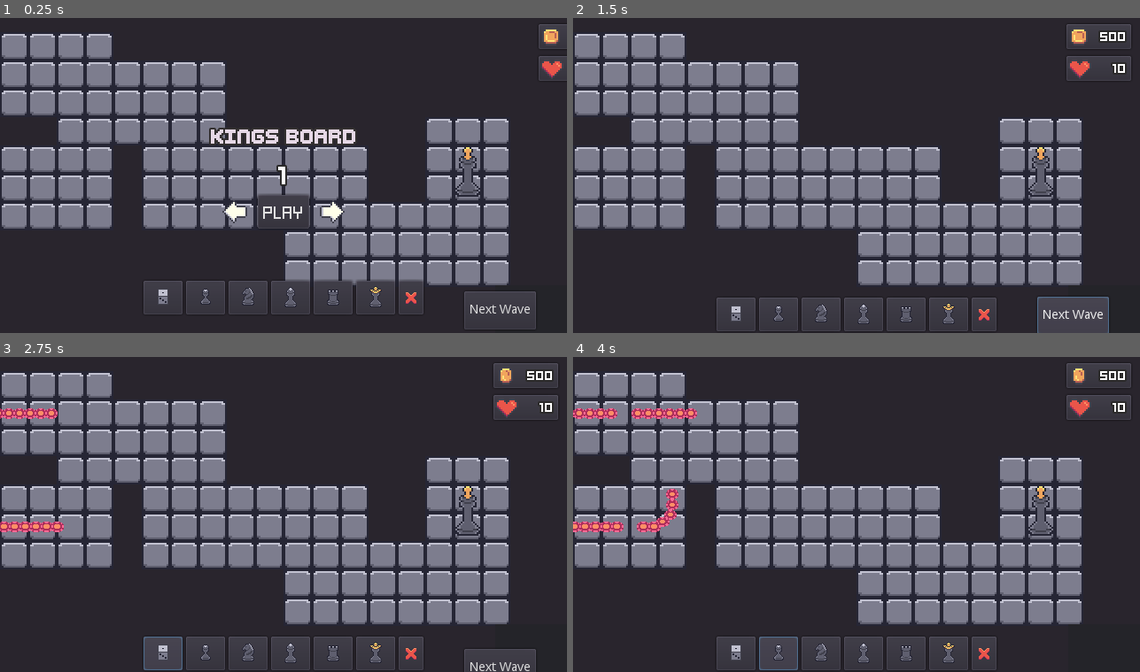
Above: before the commit, frames 1-4 (two rows, left to right).
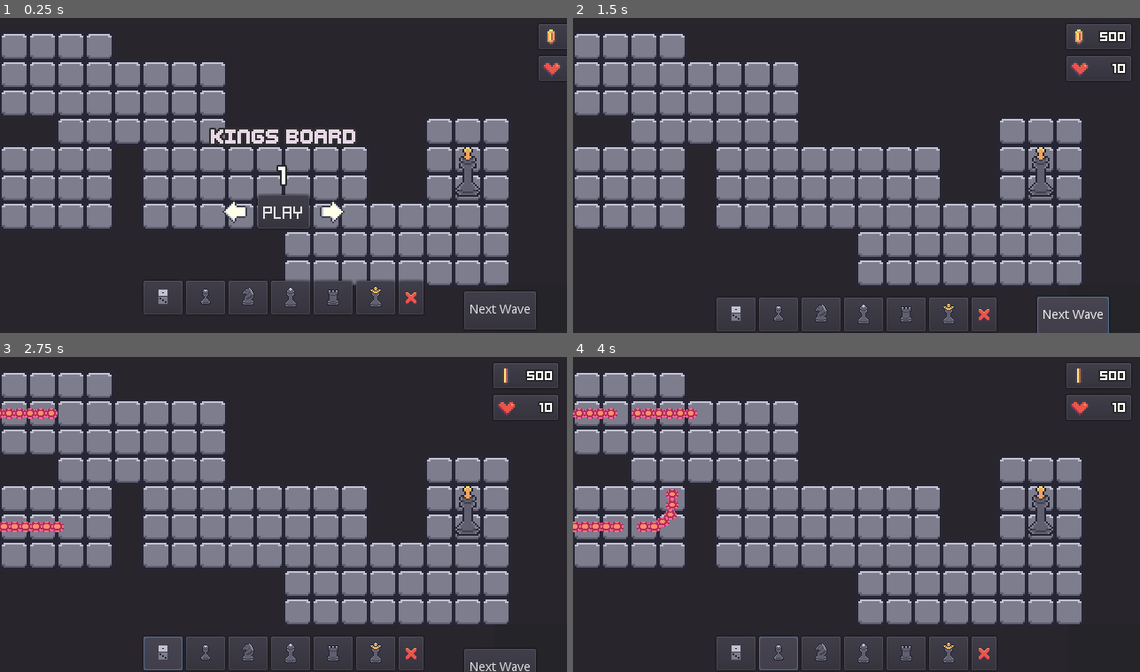
Above: after the commit, the same moments.

Repository: PetTurtle/LudumDare46
Game: Godot game, scene res://scenes/Game.tscn
Two runs of this game, one before a commit and one after it. Both use one fixed random seed, a clock stepped at 60 frames per second and the inputs below.
Inputs (mouse positions are in pixels of both pictures, inside the frame that each line leads up to):
- Up to frame 1 (0.25 s): no input
- Up to frame 2 (1.5 s): click "Play" at 0.5 s; click "Next Wave" at 1.25 s
- Up to frame 3 (2.75 s): click (164, 653) at 2 s
- Up to frame 4 (4 s): click "Next Wave" at 2.75 s; click (777, 653) at 3.5 s

The runs differ from the first frame. In frame 1, 0.1% of the frame differs, in the area x 95-100%, y 3-19%; in frame 2, 0.1%; in frame 3, 0.1%; in frame 4, 0.1%.

Commit message:
Tower Animation

Diff:
--- a/src/prefabs/Tower.tscn
+++ b/src/prefabs/Tower.tscn
@@ -1,7 +1,35 @@
-[gd_scene load_steps=3 format=2]
+[gd_scene load_steps=4 format=2]
 
 [ext_resource path="res://scripts/Tower.gd" type="Script" id=1]
 [ext_resource path="res://assets/Pawn.png" type="Texture" id=2]
+
+[sub_resource type="Animation" id=1]
+resource_name = "Jump"
+length = 0.5
+tracks/0/type = "value"
+tracks/0/path = NodePath("Sprite:position")
+tracks/0/interp = 1
+tracks/0/loop_wrap = true
+tracks/0/imported = false
+tracks/0/enabled = true
+tracks/0/keys = {
+"times": PoolRealArray( 0, 0.060898, 0.221075, 0.440103, 0.5 ),
+"transitions": PoolRealArray( 1, 1, 1, 1, 1 ),
+"update": 0,
+"values": [ Vector2( 0, 0 ), Vector2( 0, 2 ), Vector2( 0, -5 ), Vector2( 0, 2 ), Vector2( 0, 0 ) ]
+}
+tracks/1/type = "value"
+tracks/1/path = NodePath("Sprite:scale")
+tracks/1/interp = 1
+tracks/1/loop_wrap = true
+tracks/1/imported = false
+tracks/1/enabled = true
+tracks/1/keys = {
+"times": PoolRealArray( 0, 0.0603862, 0.220051, 0.439591, 0.5 ),
+"transitions": PoolRealArray( 1, 1, 1, 1, 1 ),
+"update": 0,
+"values": [ Vector2( 1, 1 ), Vector2( 1.2, 0.75 ), Vector2( 0.75, 1 ), Vector2( 1.25, 0.7 ), Vector2( 1, 1 ) ]
+}
 
 [node name="Tower" type="Node2D"]
 script = ExtResource( 1 )
@@ -9,3 +37,6 @@
 [node name="Sprite" type="Sprite" parent="."]
 texture = ExtResource( 2 )
 offset = Vector2( 0, -11 )
+
+[node name="AnimationPlayer" type="AnimationPlayer" parent="."]
+anims/Jump = SubResource( 1 )
--- a/src/scenes/Game.tscn
+++ b/src/scenes/Game.tscn
@@ -277,8 +277,8 @@
 
 [node name="AnimatedSprite" type="AnimatedSprite" parent="UI/StatsPanel/VBoxContainer/CoinsPanel"]
 scale = Vector2( 2, 2 )
-frames = SubResource( 2 )
-frame = 4
+frames = SubResource( 5 )
+frame = 6
 speed_scale = 2.0
 playing = true
 centered = false
@@ -302,13 +302,12 @@
 [node name="AnimatedSprite" type="AnimatedSprite" parent="UI/StatsPanel/VBoxContainer/LivesPanel"]
 position = Vector2( 2.13086, -0.19371 )
 scale = Vector2( 2, 2 )
-frames = SubResource( 3 )
-frame = 1
+frames = SubResource( 6 )
 playing = true
 centered = false
 
 [node name="AnimationPlayer" type="AnimationPlayer" parent="UI/StatsPanel"]
-anims/Open = SubResource( 10 )
+anims/Open = SubResource( 7 )
 
 [node name="MenuPanel" type="Panel" parent="UI"]
 visible = false
--- a/src/scripts/Tower.gd
+++ b/src/scripts/Tower.gd
@@ -2,6 +2,8 @@
 class_name Tower
 
 signal fire(position, moves, direction)
+
+onready var animation : AnimationPlayer = $AnimationPlayer
 
 var sprite : Sprite
 var tower_def : TowerDef
@@ -18,5 +20,6 @@
 	return tower_def
 
 func fire():
+	animation.play("Jump")
 	for pos in tower_def.fireDirections:
 		emit_signal("fire", position + (pos * 16), tower_def.recursively_fire, pos)
Not shown: 14 places in src/scenes/Game.tscn that only renumber resources
